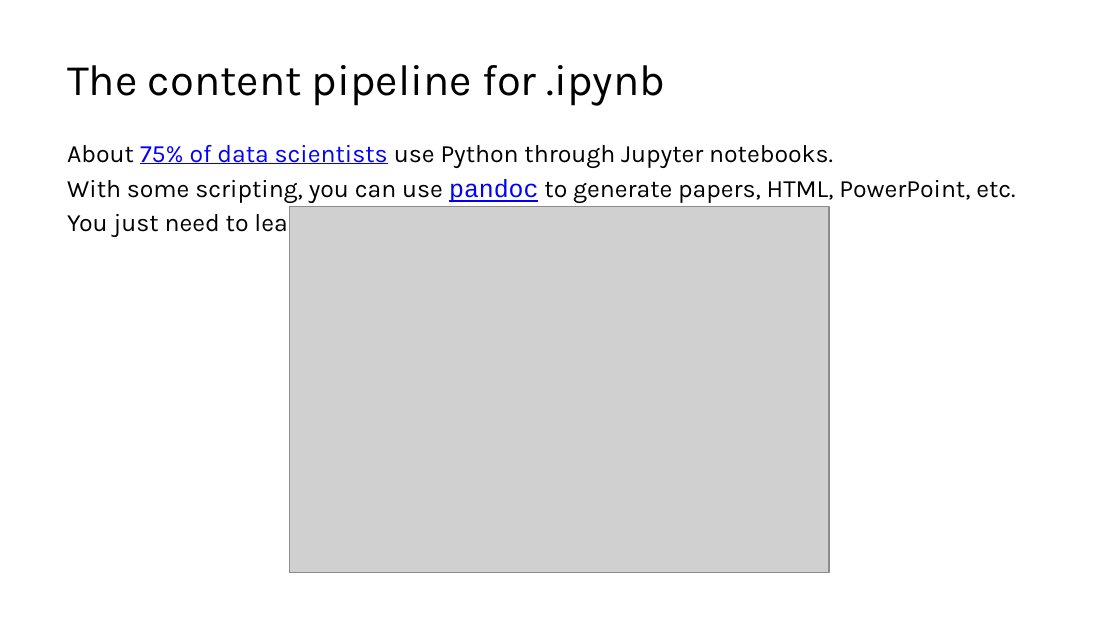
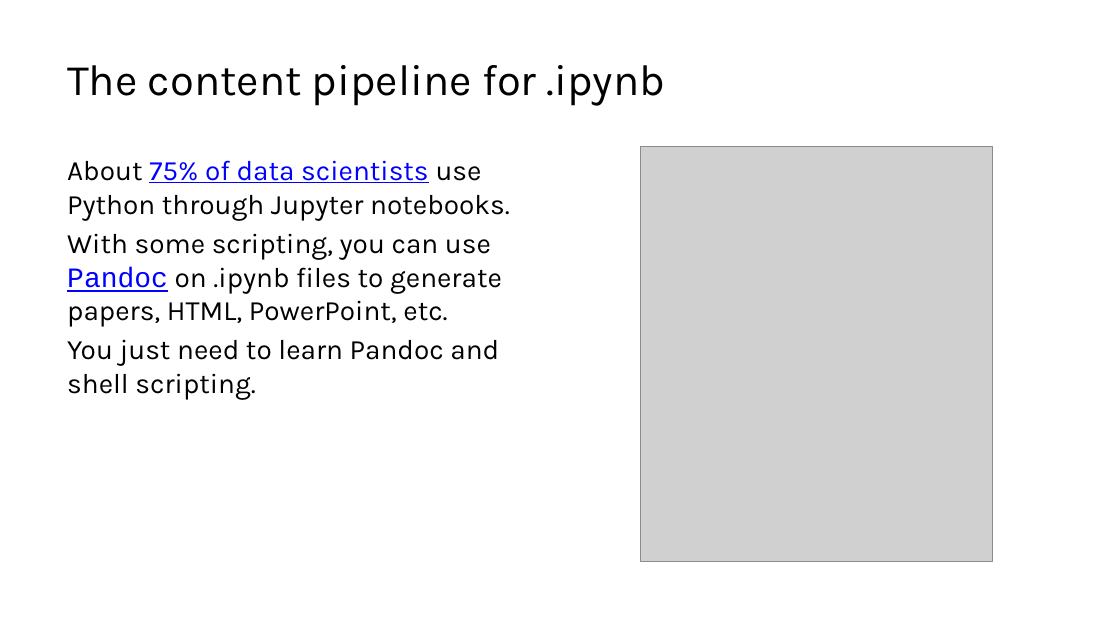
Before and after one commit to lucas-a-meyer/using-quarto, a slide deck: slide 8 of docs/presentation-orig.pptx. Drawn at 1120x630 pixels with LibreOffice and Linux fonts; fonts in the diff are those of the drawing; grey boxes stand for pictures. Boxes give left, top, right and bottom in pixels: in the first picture for what was removed or moved away, otherwise in the second. Text is boxed around its words. In the diff, an @@ line names an element or a change of style, - is before the commit and + after.

```diff
--- a/docs/presentation-orig.pptx
+++ b/docs/presentation-orig.pptx
@@ text "About 75% of data scientists ...": place and size @@
-text "About 75% of data scientists ..." at [67, 145, 1015, 238]
+text "About 75% of data scientists ..." at [67, 160, 510, 400]
@@ picture added at [641, 147, 992, 562] @@
@@ text at [67, 160, 510, 220]: size 16 to 18 pt in "About 75% of data scientists use Python ..." @@
@@ picture removed at [289, 207, 829, 572] @@
@@ text at [67, 233, 502, 400]: text changed; size 16 to 18 pt @@
-With some scripting, you can use pandoc to generate papers, HTML, PowerPoint, etc.
-You just need to learn Pandoc.
+With some scripting, you can use Pandoc on .ipynb files to generate papers, HTML, PowerPoint, etc.
+You just need to learn Pandoc and shell scripting.
```
Also in this commit, not shown: 2 other slides changed, 10 other files.
